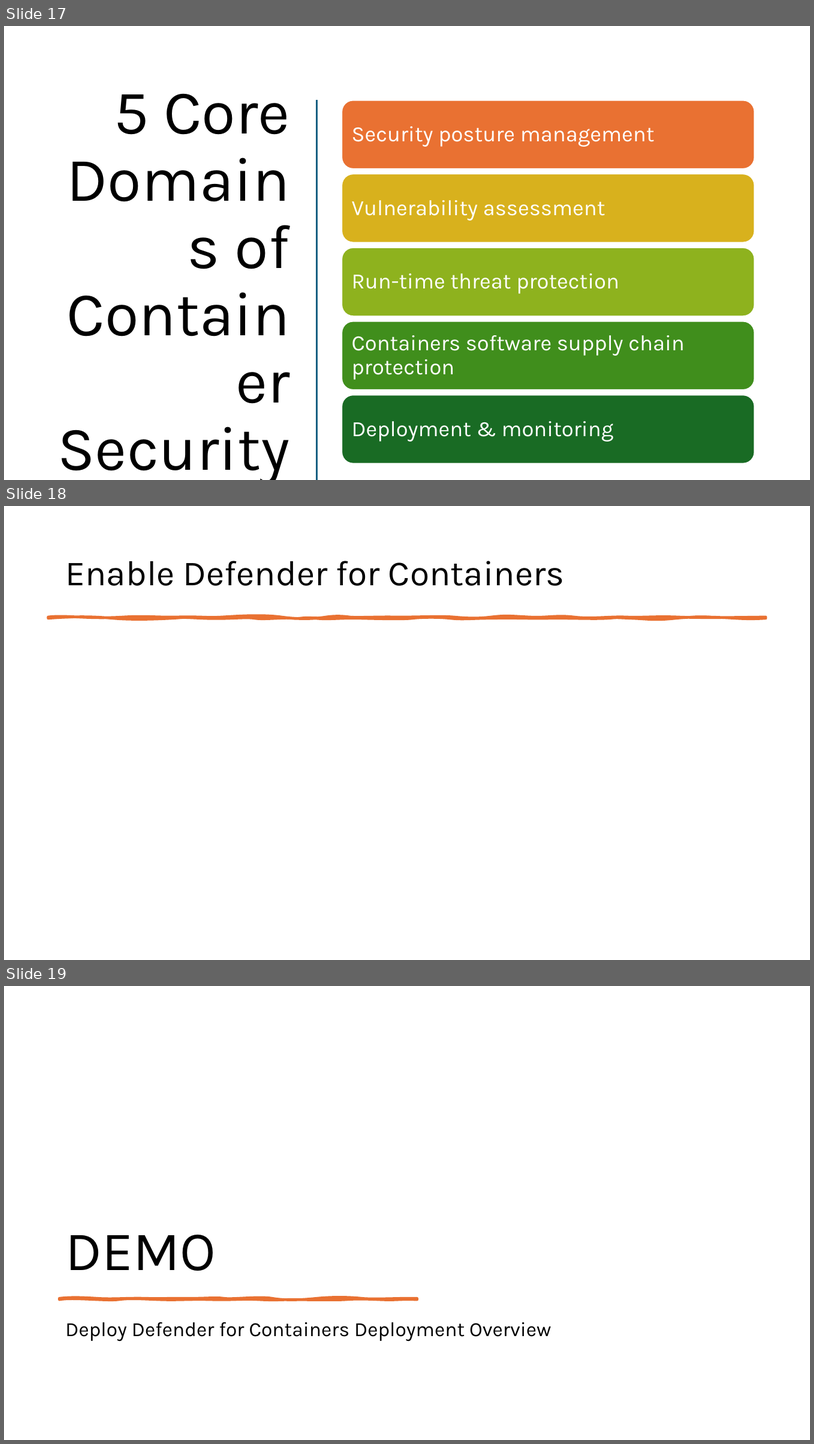
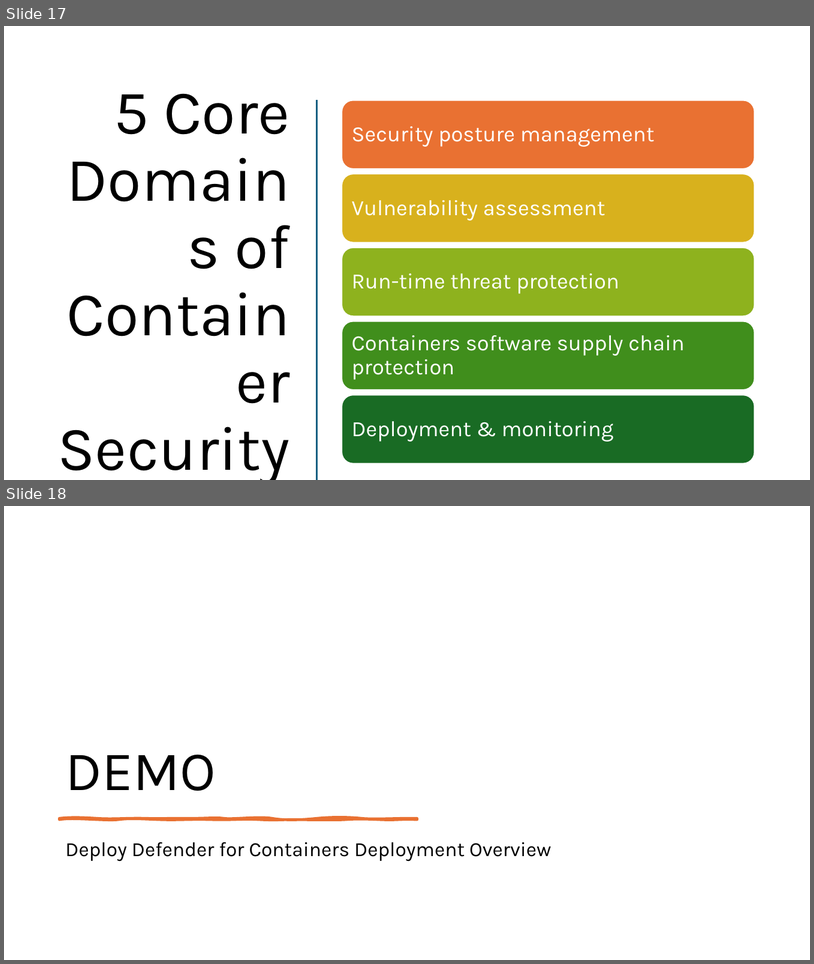
Before and after one commit to fhbilgen/AKSDeepDive, a slide deck: AKS_DD_Security.pptx. Shown one above the other, each under a label of ours: slides 17, 18 and 19 before the commit, slides 17 and 18 after it. The pictures are 814x1444 and 814x964 pixels, drawn with LibreOffice and Linux fonts; fonts in the diff are those of the drawing. Boxes give left, top, right and bottom in pixels: in the first picture for what was removed or moved away, otherwise in the second. Text is boxed around its words. In the diff, an @@ line names an element or a change of style, - is before the commit and + after.

```diff
--- a/AKS_DD_Security.pptx
+++ b/AKS_DD_Security.pptx
@@ slide 18 removed at <box>4,506,810,960</box>, background #FFFFFF @@
@@ title removed at <box>65,561,564,586</box> @@
-Enable Defender for Containers
@@ freeform shape removed at <box>48,617,766,618</box> @@
@@ what was slide 19 is now slide 18 @@
```
Also in this commit, not shown: 2 slides changed, 14 slides added, 2 other slides removed, 11 other files.
